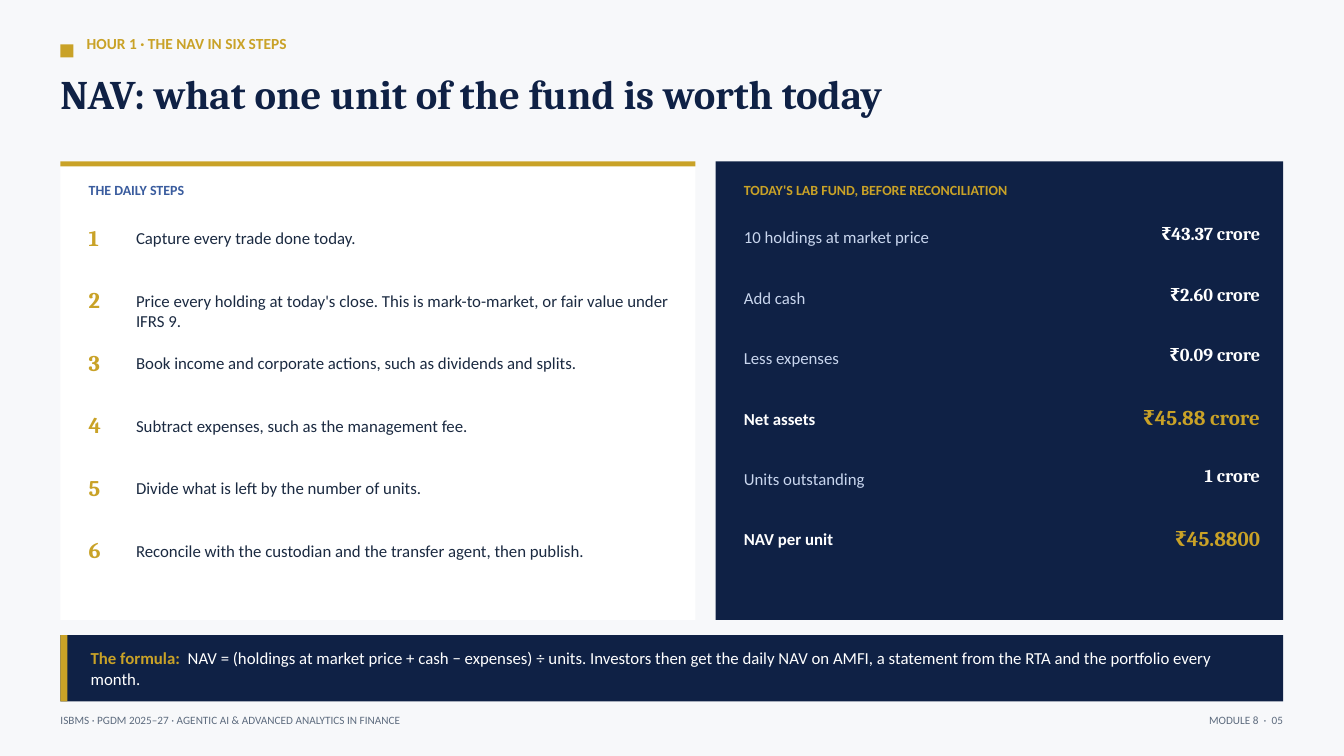
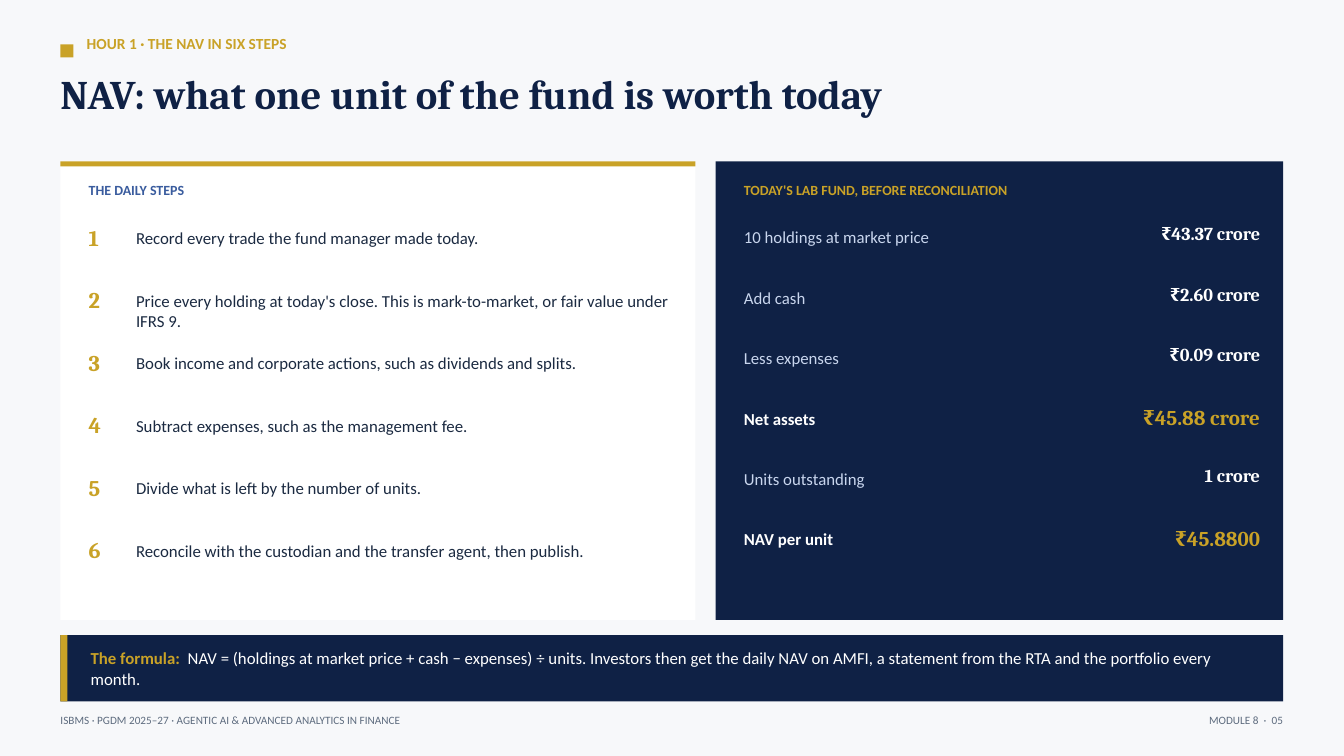
Before and after one commit to tejasgjadhav/AIFINANCE, a slide deck: slide 5 of slides/Module-08-Fund-Administration-NAV.pptx. Drawn at 1344x756 pixels with LibreOffice and Linux fonts; fonts in the diff are those of the drawing. Boxes give left, top, right and bottom in pixels: in the first picture for what was removed or moved away, otherwise in the second. Text is boxed around its words. In the diff, an @@ line names an element or a change of style, - is before the commit and + after.

```diff
--- a/slides/Module-08-Fund-Administration-NAV.pptx
+++ b/slides/Module-08-Fund-Administration-NAV.pptx
@@ text at [136,232,479,247]: text changed @@
-Capture every trade done today.
+Record every trade the fund manager made today.
```
Also in this commit, not shown: 1 other slide changed, 1 other file.
